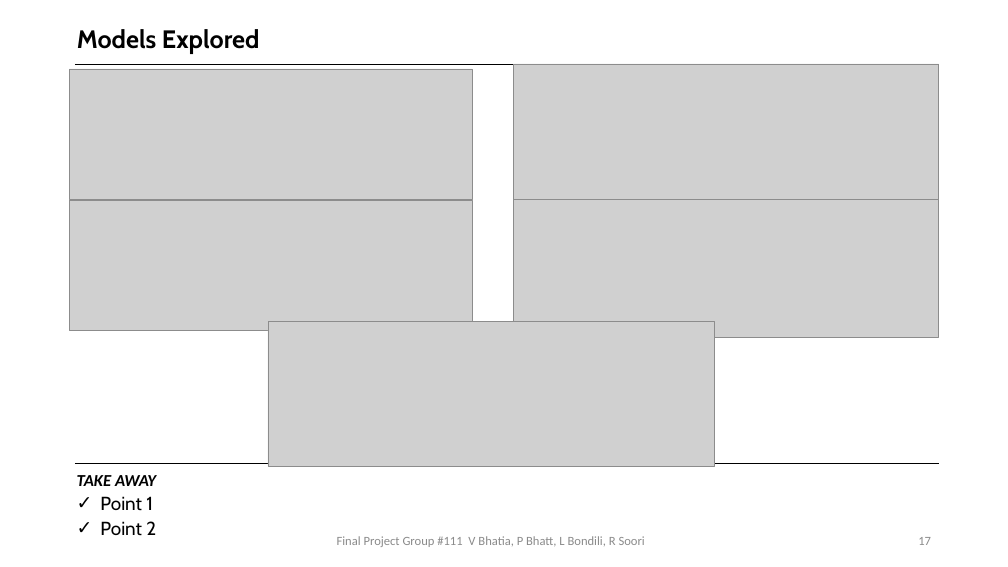
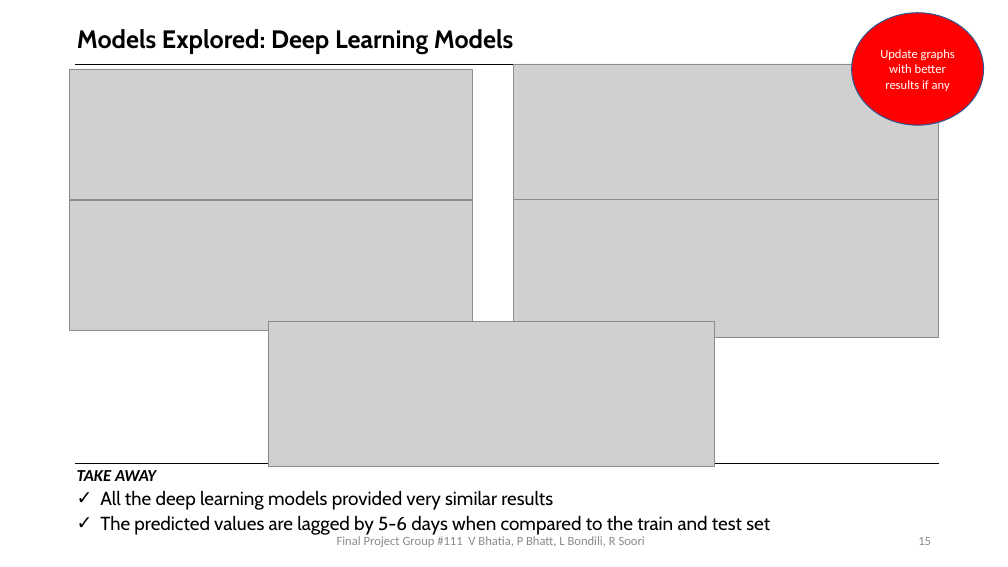
Before and after one commit to bhatiavr/cs109b-final-project-111, a slide deck: slide 15 of docs/Forecasting COVID-19 Cases Using SARS-Cov-2 Titers in Wastewater.pptx (slide 17 before the commit). Drawn at 1008x567 pixels with LibreOffice and Linux fonts; fonts in the diff are those of the drawing; grey boxes stand for pictures. Boxes give left, top, right and bottom in pixels: in the first picture for what was removed or moved away, otherwise in the second. Text is boxed around its words. In the diff, an @@ line names an element or a change of style, - is before the commit and + after.

```diff
--- a/docs/Forecasting COVID-19 Cases Using SARS-Cov-2 Titers in Wastewater.pptx
+++ b/docs/Forecasting COVID-19 Cases Using SARS-Cov-2 Titers in Wastewater.pptx
@@ title at (77, 29, 514, 54): text changed @@
-Models Explored
+Models Explored: Deep Learning Models
@@ ellipse added at (852, 13, 984, 126), fill #FF0000, outline #325491 1 pt, 12 pt, text #FFFFFF @@
+Update graphs with better results if any
@@ text at (100, 490, 770, 535): text changed @@
-✓ Point 1
-✓ Point 2
+✓ All the deep learning models provided very similar results
+✓ The predicted values are lagged by 5-6 days when compared to the train and test set
@@ page number at (918, 537, 931, 545): text changed @@
-17
+15
```
Also in this commit, not shown: 17 other slides changed, 1 slide removed, 1 other file.
